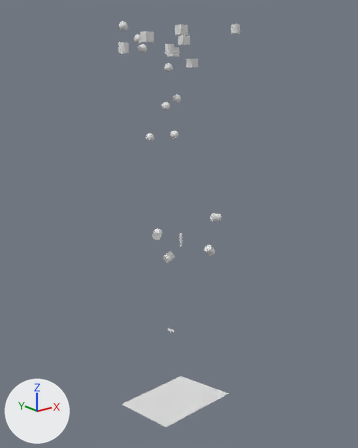
A saved change to the Blender file blender-files/BWE_START_SINGLE_SCENE.blend.
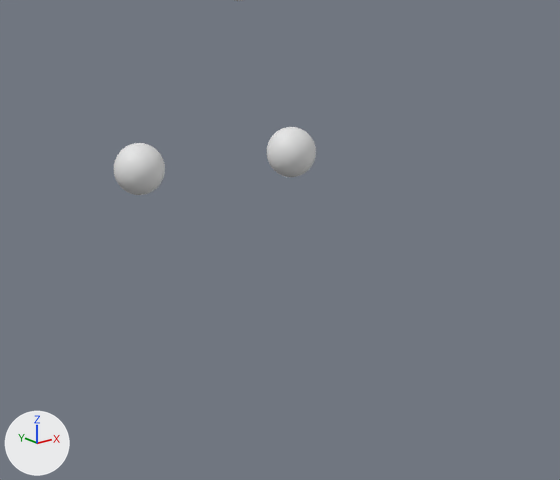
The first picture shows the older version from a camera (50 mm lens) standing at (-72.8, -93.1, -3.6) and looking at (1.1, -0.8, -40.6). The close-ups show both versions on the part from 36% to 61% of the width and 25% to 42% of the height of that picture; other places that the commit changed are outside them. The axes (+X, +Y, +Z) are drawn at lower left. The lights are the same throughout.

Before the edit, the objects in view are built like this:
```python
me_sphere_012 = bpy.data.meshes.new('Sphere.012')
me_sphere_012.from_pydata(...)  # a UV sphere (32 segments, 16 rings, poles along z) spanning x -1.0..1.0, y -1.0..1.0, z -1.0..1.0
me_sphere_013 = bpy.data.meshes.new('Sphere.013')
me_sphere_013.from_pydata(...)  # a UV sphere (32 segments, 16 rings, poles along z) spanning x -1.0..1.0, y -1.0..1.0, z -1.0..1.0
ob_sphere_006 = bpy.data.objects.new('Sphere.006', me_sphere_012)
ob_sphere_006.location = (4.83, 5.78, -19.4)
ob_sphere_007 = bpy.data.objects.new('Sphere.007', me_sphere_013)
ob_sphere_007.location = (-2.67, 5.78, -19.47)
```
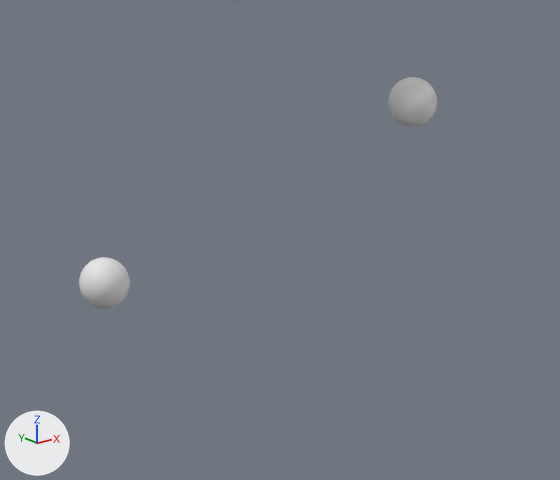
The change, as JSON lines over the scene's bpy script:
```json
{"op": "set", "path": "ob_sphere_006.location", "old": "(4.83, 5.78, -19.4)", "new": "(9.92, 4.26, -17.63)"}
{"op": "set", "path": "ob_sphere_007.location", "old": "(-2.67, 5.78, -19.47)", "new": "(-3.77, 6.74, -23.92)"}
```

Changed parts and their boxes [x1, y1, x2, y2] in the close-ups (560 x 480 px):
```json
{"object": "Sphere.007", "change": "moved", "before": [114, 143, 165, 195], "after": [79, 257, 130, 309]}
{"object": "Sphere.006", "change": "moved", "before": [267, 127, 316, 177], "after": [388, 77, 437, 127]}
```
